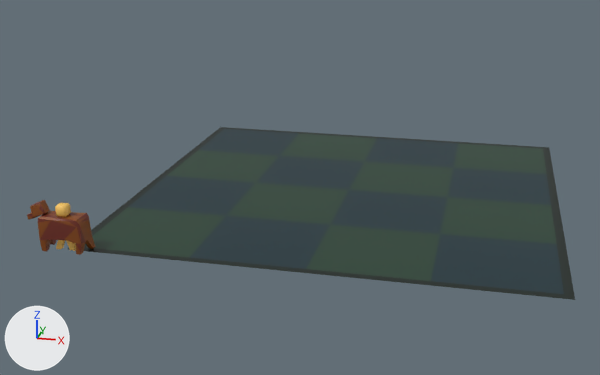
What one commit did to the Blender file assets/assets.blend.
Rendered twice from a 50 mm lens placed at (8.27, -14.26, 6.8), pointed at (3.9, 4.37, 0.18). The lights are fixed; the arrows at lower left show +X, +Y and +Z. The picture after the commit comes second.

The first picture shows 'Grass', 'Item_cow' and 1 more.
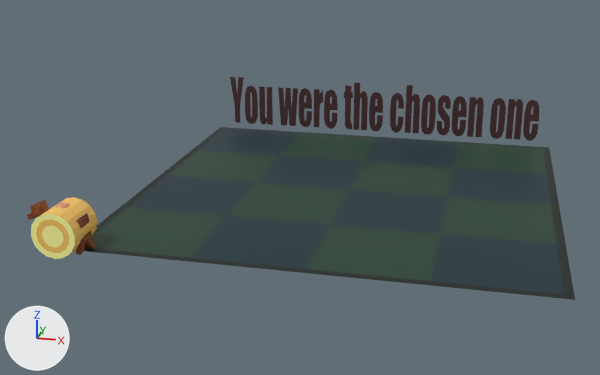
Pixel boxes (x1, y1, x2, y2) of what changed, in the pictures (600 x 375 px):
'Grass', reshaped (29% taller)
    before: (68, 127, 575, 300)
    after: (84, 77, 575, 300)
'Hay', added (orange)
    after: (31, 197, 97, 259)
part 1 of me_plane_001, added (brown)
    after: (230, 77, 539, 141)
'Item_cow', unchanged, covered by the edit
    both: (27, 200, 95, 255)

Edits to the bpy script that builds the scene:
```text
Change me_plane_001:
    used by ob_grass; location = (0.0, 0.0, 0.0)
    remove me_plane_001.from_pydata(...)  # 29 vertices, 20 faces; spans x 0.0..10.0, y 0.0..10.0, z 0.0
    add me_plane_001.from_pydata(...)  # 471 vertices, 440 faces; spans x 0.0..10.0, y 0.0..10.0, z 0.0..1.63
    me_plane_001 part 1: 442 vertices added at x 0.35..9.64, y 10.0, z 0.16..1.63
Add me_cylinder_001:
    me_cylinder_001.from_pydata(...)  # 96 vertices, 82 faces; spans x -0.486..0.486, y -0.486..0.486, z -0.005..0.967
    me_cylinder_001.materials.append(mat_material_001)  # picture img_campfire_story_8x_png
Add ob_hay:
    ob_hay = bpy.data.objects.new('Hay', me_cylinder_001)
    ob_hay.location = (0.0, 0.0, 0.0)
```
